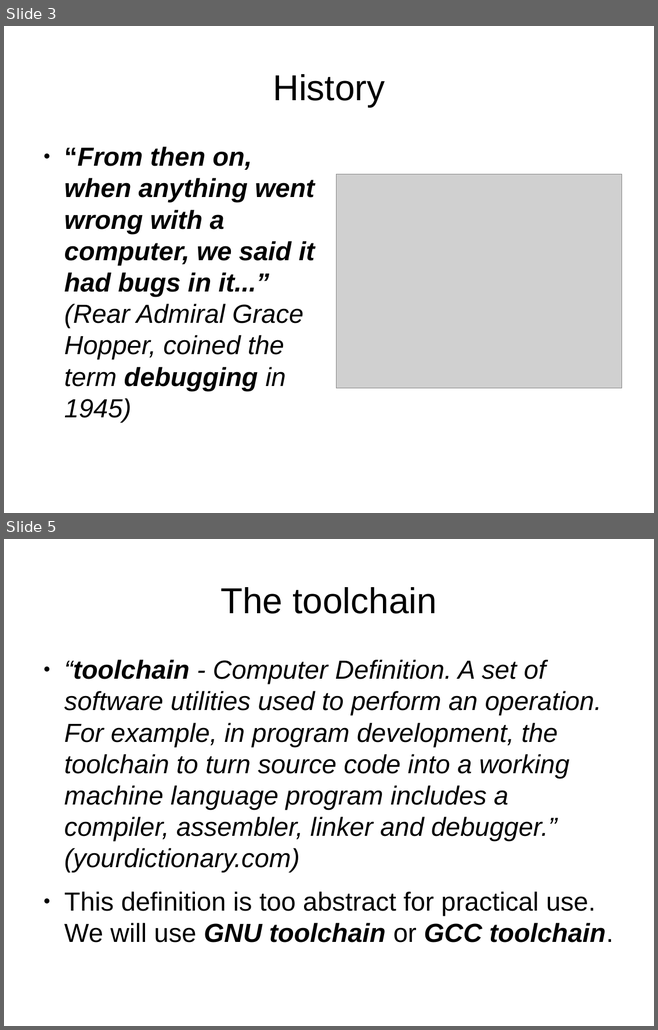
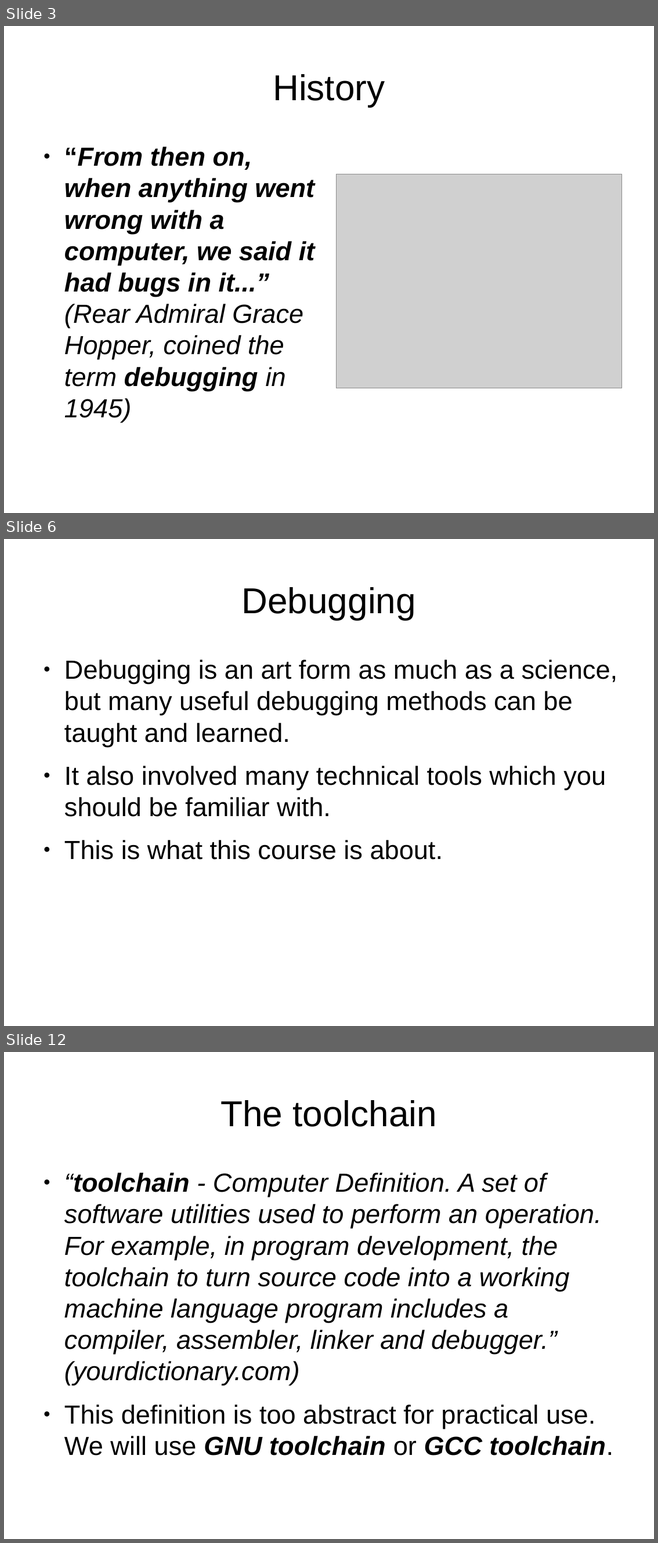
Before and after one commit to kalmuthu/slides, a slide deck: odp/gdb.odp. Shown one above the other, each under a label of ours: slides 3 and 5 before the commit, slides 3, 6 and 12 after it; the slides between them are not shown. The pictures are 658x1030 and 658x1543 pixels, drawn with LibreOffice and Linux fonts; fonts in the diff are those of the drawing; grey boxes stand for pictures. Boxes give left, top, right and bottom in pixels: in the first picture for what was removed or moved away, otherwise in the second. Text is boxed around its words. In the diff, an @@ line names an element or a change of style, - is before the commit and + after.

```diff
--- a/odp/gdb.odp
+++ b/odp/gdb.odp
@@ slide 6 added at (4,539,654,1026), background #FFFFFF @@
@@ title added at (242,587,416,620), 44 pt, text #000000 @@
+Debugging
@@ text added at (64,660,618,860), 32 pt, text #000000 @@
+● Debugging is an art form as much as a science, but many useful debugging methods can be taught and learned.
+● It also involved many technical tools which you should be familiar with.
+● This is what this course is about.
@@ what was slide 5 is now slide 12 @@
```
Also in this commit, not shown: 5 slides changed, 10 other slides added, 1 slide removed.
